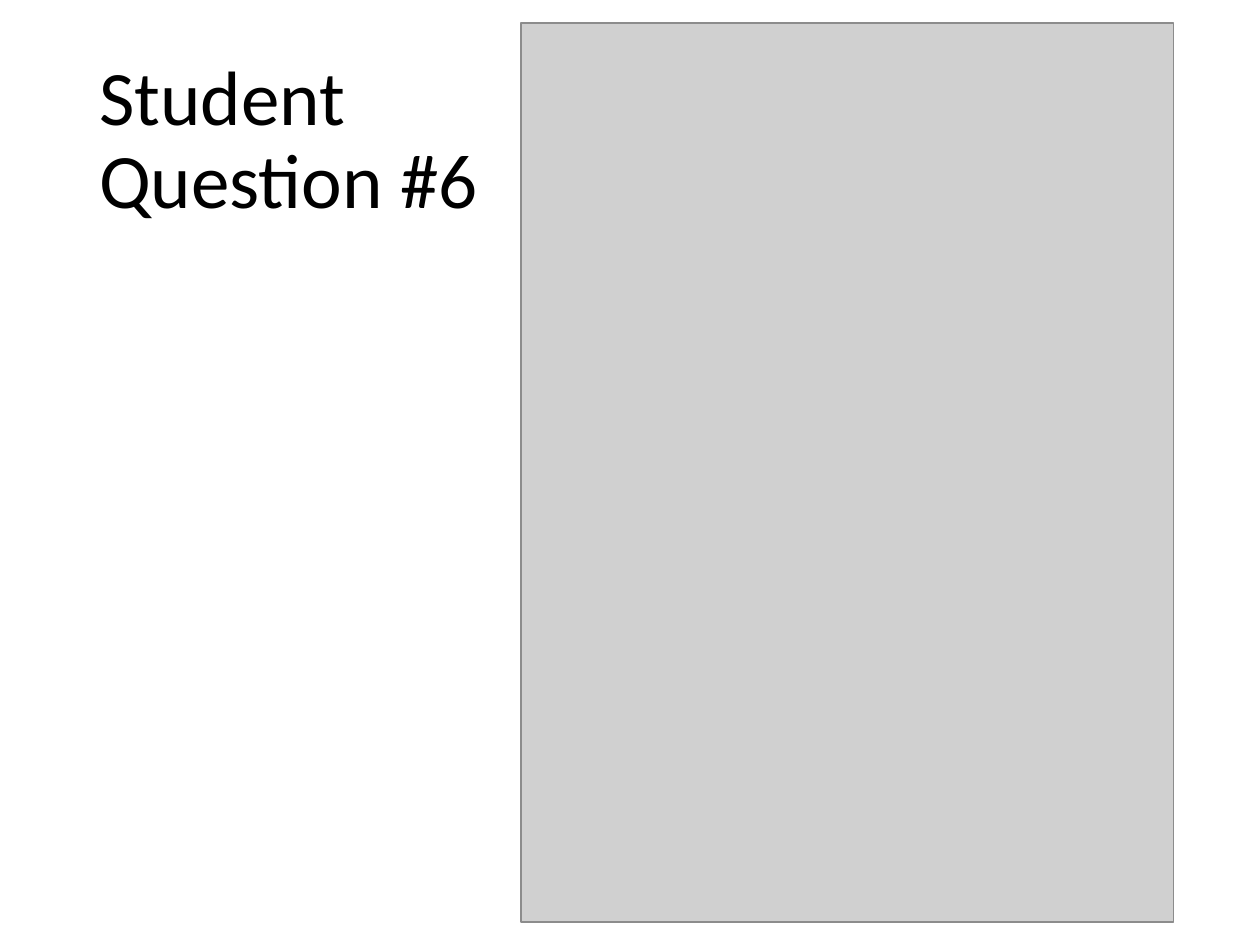
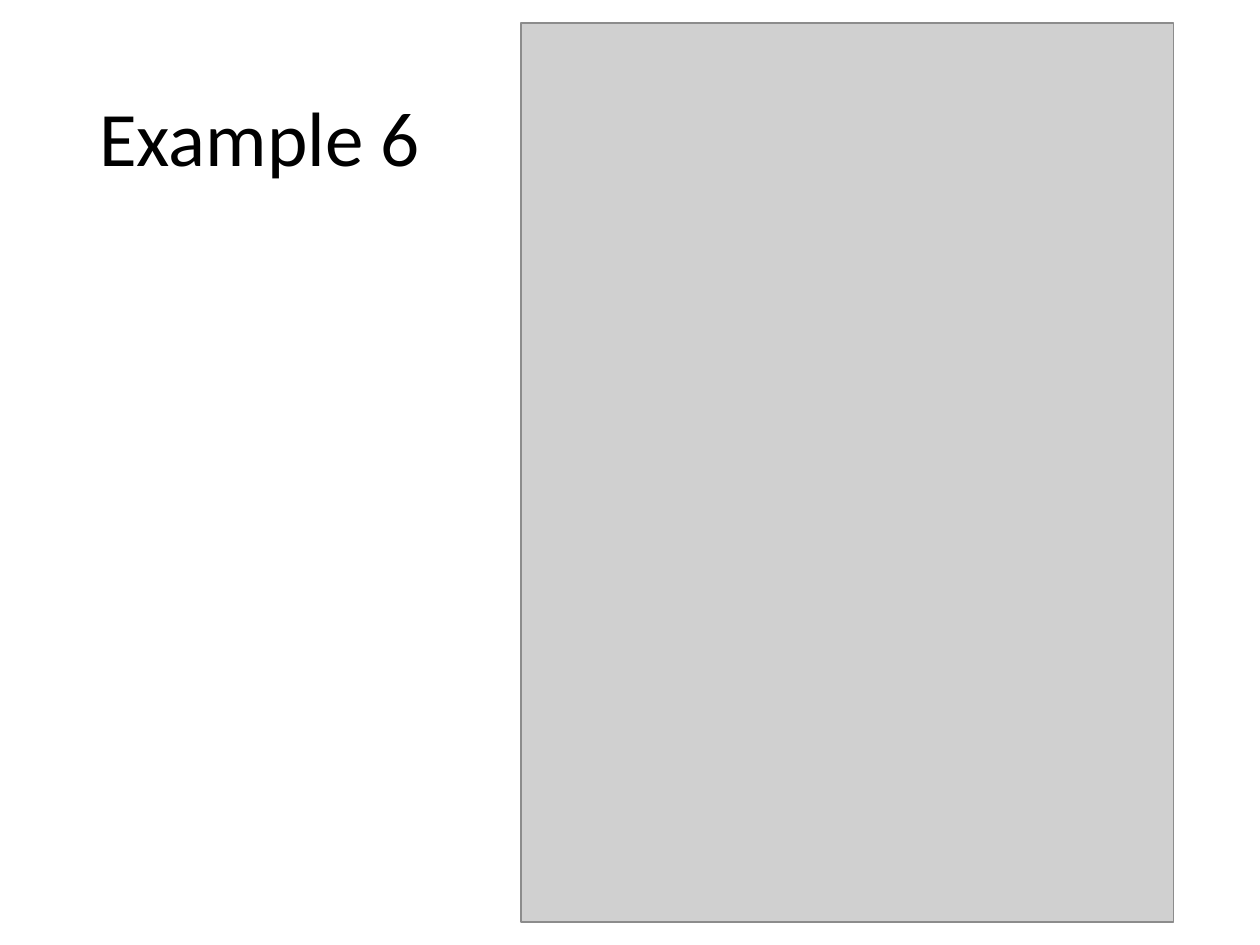
Before and after one commit to Greg5519/ICS3C0, a slide deck: slide 16 of Topic B Programming Skills/B.7 Lesson - ASCII Encoding.pptx (slide 14 before the commit). Drawn at 1260x945 pixels with LibreOffice and Linux fonts; fonts in the diff are those of the drawing; grey boxes stand for pictures. Boxes give left, top, right and bottom in pixels: in the first picture for what was removed or moved away, otherwise in the second. Text is boxed around its words. In the diff, an @@ line names an element or a change of style, - is before the commit and + after.

```diff
--- a/Topic B Programming Skills/B.7 Lesson - ASCII Encoding.pptx
+++ b/Topic B Programming Skills/B.7 Lesson - ASCII Encoding.pptx
@@ title at [99,112,420,179]: text changed @@
-Student
-Question #6
+Example 6
```
Also in this commit, not shown: 1 other slide changed, 2 slides added.
